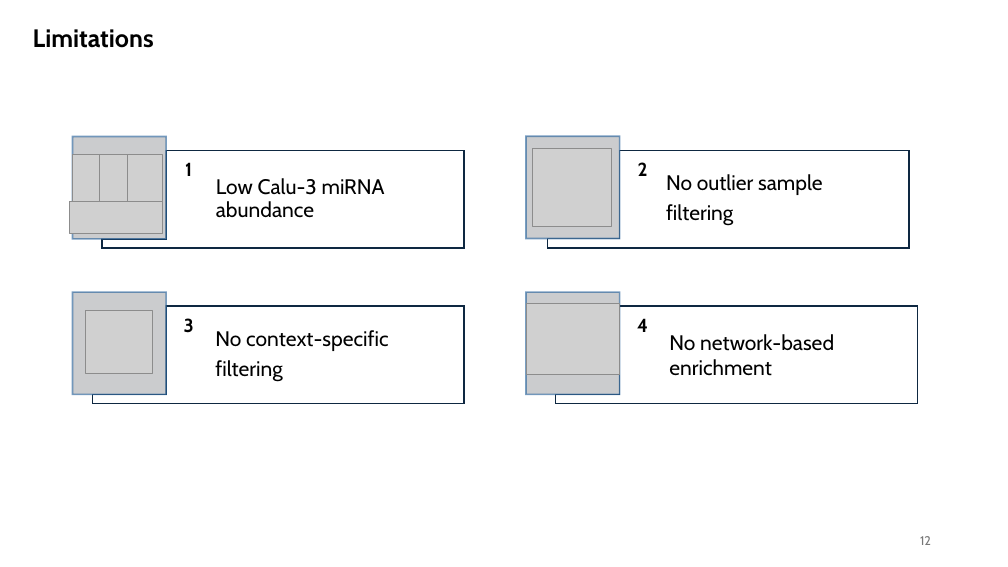
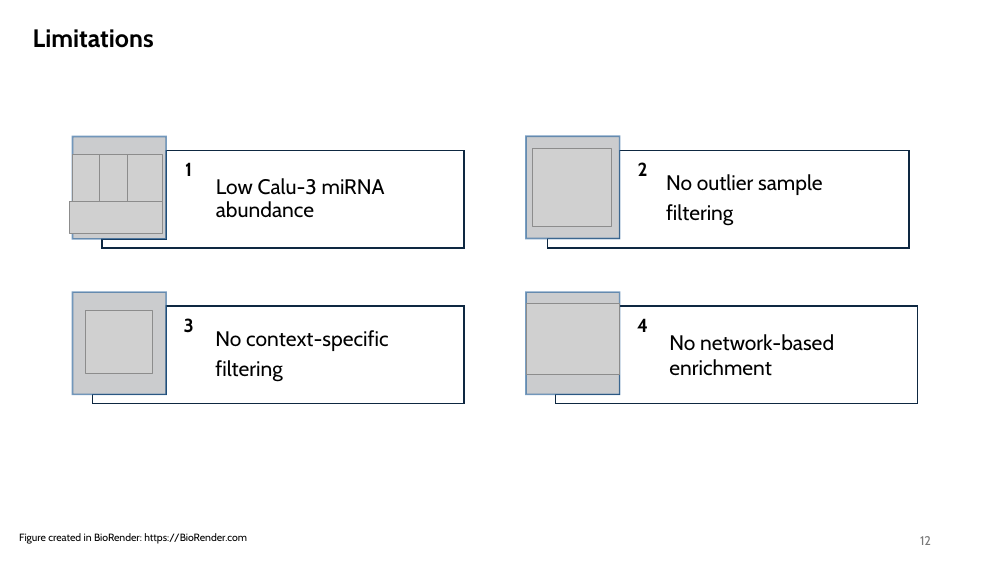
Before and after one commit to CJ770411/L4137_HBEC_EV_Transcriptomics-Project, a slide deck: slide 12 of viva/presentation/drafts/viva_presentation_DRAFT_2.pptx. Drawn at 1008x567 pixels with LibreOffice and Linux fonts; fonts in the diff are those of the drawing; grey boxes stand for pictures. Boxes give left, top, right and bottom in pixels: in the first picture for what was removed or moved away, otherwise in the second. Text is boxed around its words. In the diff, an @@ line names an element or a change of style, - is before the commit and + after.

Commit message:
ADDING TODAY'S WORK - 26.08.2026

```diff
--- a/viva/presentation/drafts/viva_presentation_DRAFT_2.pptx
+++ b/viva/presentation/drafts/viva_presentation_DRAFT_2.pptx
@@ text added at bbox=[19, 533, 247, 544], 10 pt, text #000000 @@
+Figure created in BioRender: https://BioRender.com
```
